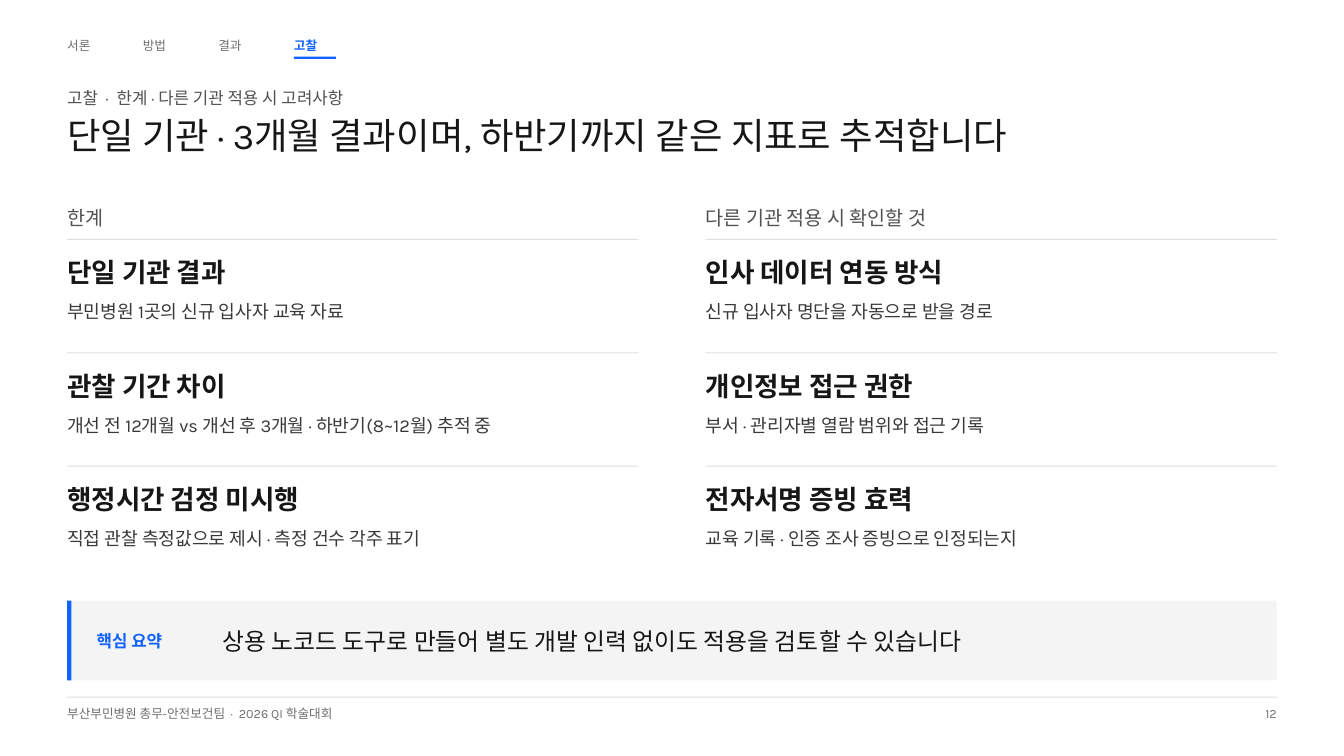
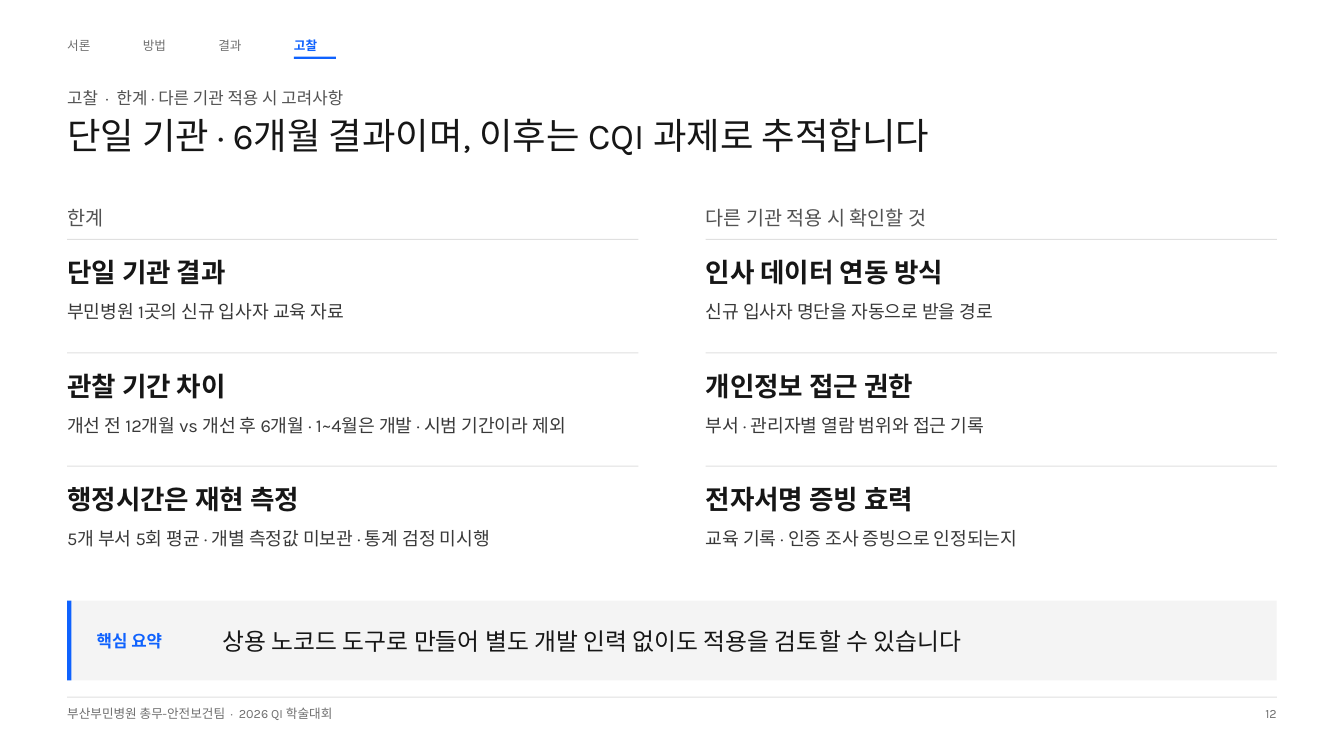
Before and after one commit to buminhealth/health, a slide deck: slide 12 of docs/QI_학술대회_발표_B.pptx. Drawn at 1344x756 pixels with LibreOffice and Linux fonts; fonts in the diff are those of the drawing. Boxes give left, top, right and bottom in pixels: in the first picture for what was removed or moved away, otherwise in the second. Text is boxed around its words. In the diff, an @@ line names an element or a change of style, - is before the commit and + after.

```diff
--- a/docs/QI_학술대회_발표_B.pptx
+++ b/docs/QI_학술대회_발표_B.pptx
@@ text at (x1=67, y1=118, x2=929, y2=155): text changed @@
-단일 기관 · 3개월 결과이며, 하반기까지 같은 지표로 추적합니다
+단일 기관 · 6개월 결과이며, 이후는 CQI 과제로 추적합니다
@@ text at (x1=67, y1=417, x2=565, y2=434): text changed @@
-개선 전 12개월 vs 개선 후 3개월 · 하반기(8~12월) 추적 중
+개선 전 12개월 vs 개선 후 6개월 · 1~4월은 개발 · 시범 기간이라 제외
@@ text at (x1=67, y1=486, x2=299, y2=512): text changed @@
-행정시간 검정 미시행
+행정시간은 재현 측정
@@ text at (x1=67, y1=530, x2=490, y2=547): text changed @@
-직접 관찰 측정값으로 제시 · 측정 건수 각주 표기
+5개 부서 5회 평균 · 개별 측정값 미보관 · 통계 검정 미시행
```
Also in this commit, not shown: 12 other slides changed, 5 other files.
